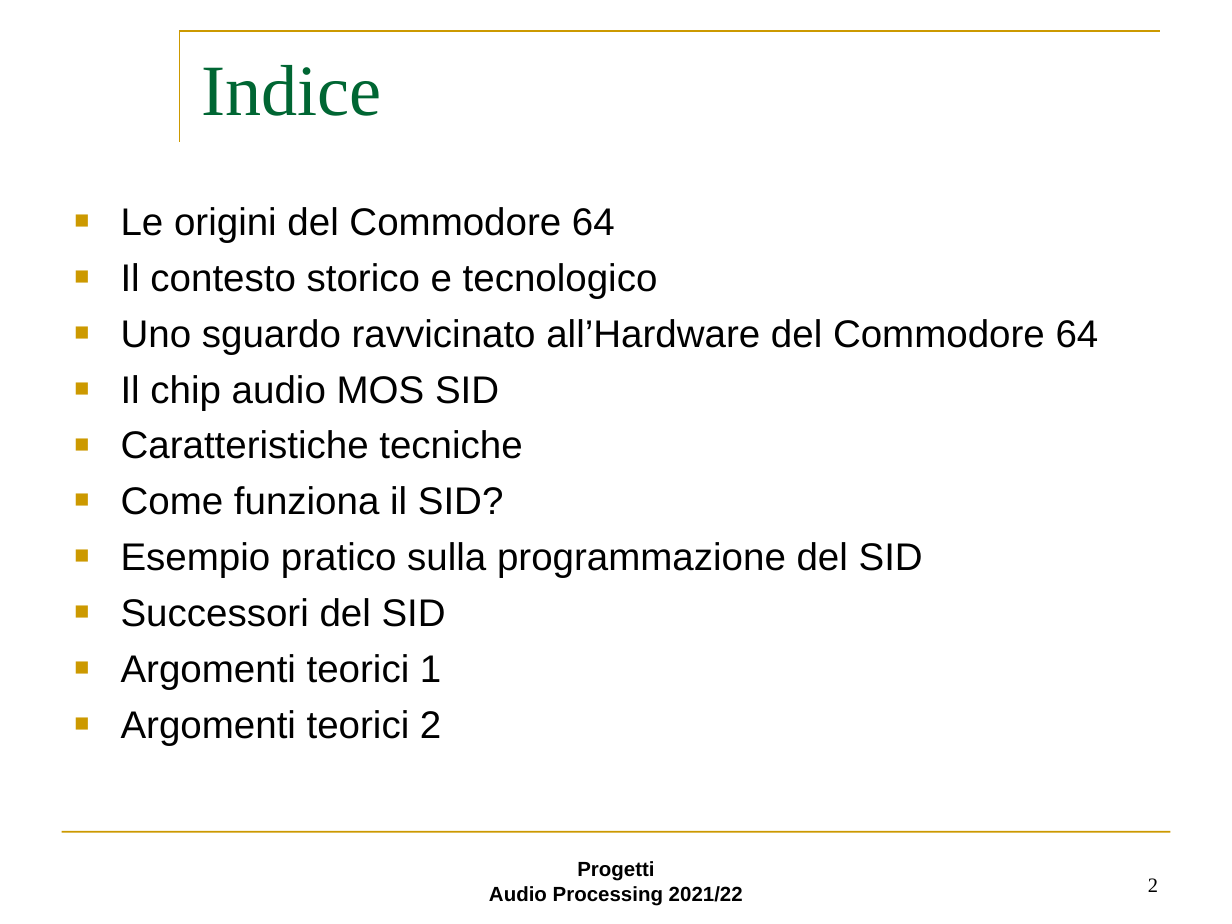
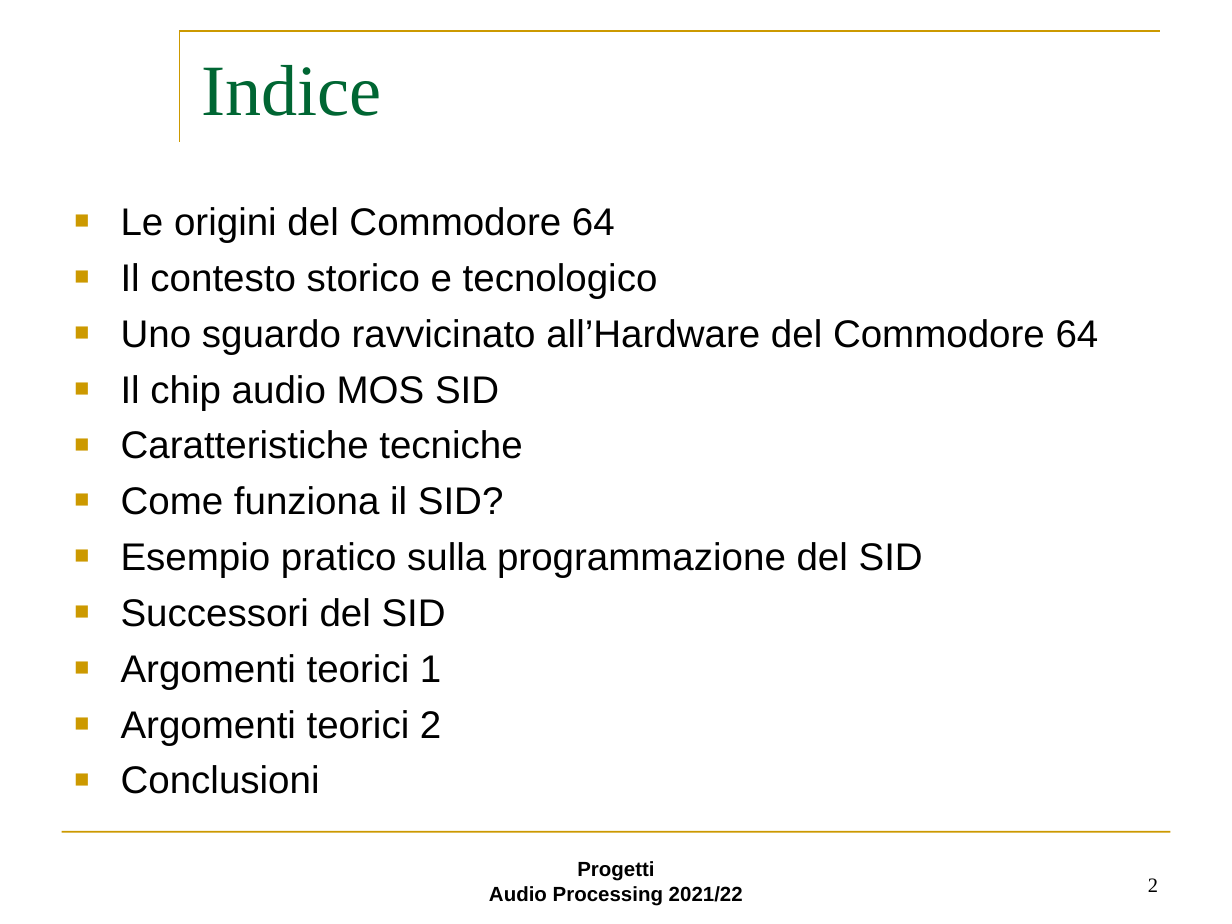
Before and after one commit to Gallo00/Progetto-AUDIO, a slide deck: slide 2 of step3.ppt. Drawn at 1232x924 pixels with LibreOffice and Linux fonts; fonts in the diff are those of the drawing; background and template pictures are left out. Boxes give left, top, right and bottom in pixels: in the first picture for what was removed or moved away, otherwise in the second. Text is boxed around its words. In the diff, an @@ line names an element or a change of style, - is before the commit and + after.

```diff
--- a/step3.ppt
+++ b/step3.ppt
@@ text at (121,765,320,794): paragraph added @@
+■ Conclusioni
```
